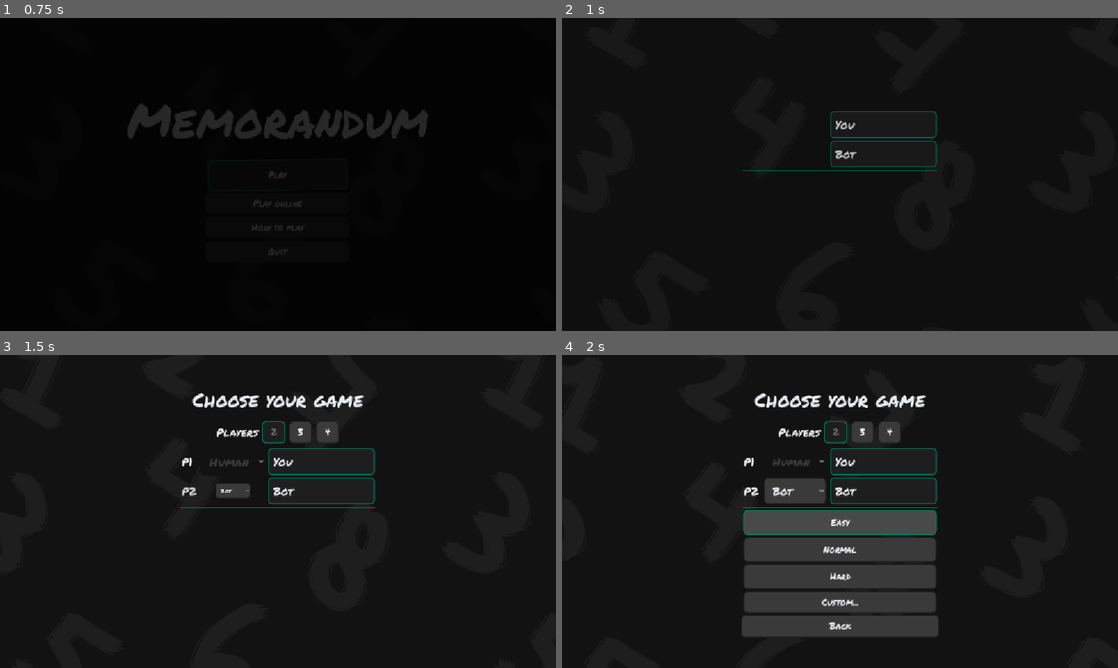
Above: before the commit, frames 1-4 (two rows, left to right).
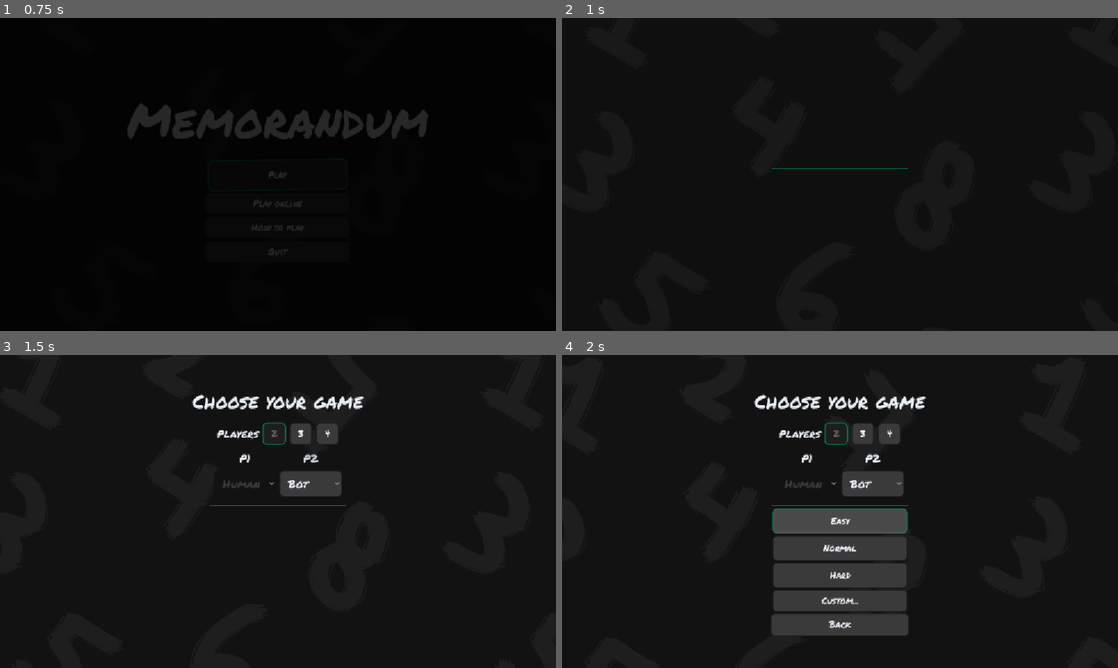
Above: after the commit, the same moments.

Repository: alan-pv/memorandum
Game: Godot game, scene res://scenes/main_menu/main_menu.tscn
The game is run twice, just before and just after one commit, with the same random seed, the same clock (stepped at 60 frames per second) and the same inputs.
Inputs:
- Up to frame 1 (0.75 s): click "Play" at 0.5 s
- Up to frame 2 (1 s): no input
- Up to frame 3 (1.5 s): click "Bot" at 1.25 s
- Up to frame 4 (2 s): no input

Frame 1 is identical in both runs. In frame 2, 0.6% of the frame differs, in the area x 32-68%, y 29-49%; in frame 3, 2.9%; in frame 4, 8.6%, in the area x 32-68%, y 12-90%.

Commit message:
Name the seats instead of asking who to rename
Offline nobody else ever reads those names, so a text box per seat was a
field to fill in for no one. Every seat is a label now, numbered from the
table itself: You, Player 2, Bot, Bot 2. Renaming is gone from both
screens at once because both of them are the same editor.

The names are no longer sometimes-mine-sometimes-yours either, so the
numbering stopped tiptoeing around anything the player might have typed
and simply names every seat whenever the table changes.

Diff:
--- a/scenes/common/player_slots_editor.gd
+++ b/scenes/common/player_slots_editor.gd
@@ -7,7 +7,6 @@
 signal slots_changed(seats: Array[PlayerSlot])
 
 const KIND_LABELS := ["Human", "Bot"]
-const NAME_MAX_LENGTH := 16
 
 ## Seat 0 is the person holding the device: it cannot become a bot.
 @export var lock_first_seat: bool = true
@@ -18,7 +17,7 @@
 
 var _count_row: HBoxContainer
 var _count_buttons: Array[Button] = []
-var _seat_rows: VBoxContainer
+var _seat_rows: HBoxContainer
 ## Where a fresh bot comes from, so the difficulty preset decides how sharp it is.
 var _bot_factory: Callable = func() -> PlayerSlot: return PlayerSlot.bot("Bot")
 
@@ -41,6 +40,7 @@
 
 func set_seats(new_seats: Array[PlayerSlot]) -> void:
 	seats = new_seats.duplicate()
+	_rename_default_seats()
 	if is_node_ready():
 		_refresh()
 
@@ -60,13 +60,13 @@
 		var button := Button.new()
 		button.text = str(count)
 		button.toggle_mode = true
-		button.custom_minimum_size = Vector2(48, 0)
+		button.custom_minimum_size = Vector2(32, 0)
 		# bind() freezes the count into the callback, so every button knows its own.
 		button.pressed.connect(_on_count_pressed.bind(count))
 		_count_row.add_child(button)
 		_count_buttons.append(button)
 
-	_seat_rows = VBoxContainer.new()
+	_seat_rows = HBoxContainer.new()
 	_seat_rows.add_theme_constant_override("separation", 6)
 	add_child(_seat_rows)
 
@@ -101,30 +101,24 @@
 func _build_seat_row(index: int) -> Control:
 	var slot := seats[index]
 
-	var row := HBoxContainer.new()
+	var row := VBoxContainer.new()
 	row.add_theme_constant_override("separation", 8)
 
 	var tag := Label.new()
 	tag.text = "P%d" % (index + 1)
-	tag.custom_minimum_size = Vector2(34, 0)
+	tag.horizontal_alignment = HORIZONTAL_ALIGNMENT_CENTER
+	tag.custom_minimum_size = Vector2(10, 0)
 	row.add_child(tag)
 
 	var kind_picker := OptionButton.new()
 	for label in KIND_LABELS:
 		kind_picker.add_item(label)
 	kind_picker.selected = 1 if slot.is_bot() else 0
-	kind_picker.custom_minimum_size = Vector2(104, 0)
+	kind_picker.custom_minimum_size = Vector2(32, 0)
 	kind_picker.disabled = index == 0 and lock_first_seat
 	kind_picker.item_selected.connect(_on_kind_selected.bind(index))
 	row.add_child(kind_picker)
 
-	var name_field := LineEdit.new()
-	name_field.text = slot.display_name
-	name_field.max_length = NAME_MAX_LENGTH
-	name_field.size_flags_horizontal = Control.SIZE_EXPAND_FILL
-	name_field.custom_minimum_size = Vector2(140, 0)
-	name_field.text_changed.connect(_on_name_changed.bind(index))
-	row.add_child(name_field)
 
 	if slot.is_bot() and show_bot_tuning:
 		row.add_child(_build_memory_control(index, slot))
@@ -134,7 +128,7 @@
 
 func _build_memory_control(index: int, slot: PlayerSlot) -> Control:
 	var box := VBoxContainer.new()
-	box.custom_minimum_size = Vector2(150, 0)
+	box.custom_minimum_size = Vector2(64, 0)
 
 	var caption := Label.new()
 	caption.text = "Memory: %s" % slot.memory_label()
@@ -164,19 +158,14 @@
 	slots_changed.emit(seats)
 
 
-func _on_name_changed(new_text: String, index: int) -> void:
-	seats[index].display_name = new_text
-	slots_changed.emit(seats)
-
-
 func _on_memory_changed(value: float, index: int, caption: Label) -> void:
 	seats[index].bot_memory = value
 	caption.text = "Memory: %s" % seats[index].memory_label()
 	slots_changed.emit(seats)
 
 
-## Keeps the untouched default names numbered: "Bot", "Bot 2", "Player 2"...
-## A name the player typed themselves is never overwritten.
+## Numbers the seats: "You", "Player 2"... and "Bot", "Bot 2"... Names are not
+## editable here, so every seat is renamed whenever the table changes.
 func _rename_default_seats() -> void:
 	var bots := 0
 	var humans := 0
@@ -184,9 +173,7 @@
 		var slot := seats[i]
 		if slot.is_bot():
 			bots += 1
-			if slot.display_name.begins_with("Bot"):
-				slot.display_name = "Bot" if bots == 1 else "Bot %d" % bots
+			slot.display_name = "Bot" if bots == 1 else "Bot %d" % bots
 		else:
 			humans += 1
-			if i > 0 and slot.display_name.begins_with("Player"):
-				slot.display_name = "Player %d" % humans
+			slot.display_name = "You" if i == 0 else "Player %d" % humans
--- a/scenes/custom_setup/custom_setup.tscn
+++ b/scenes/custom_setup/custom_setup.tscn
@@ -1,6 +1,12 @@
 [gd_scene format=3 uid="uid://b7sh0wws5eo8j"]
 
 [ext_resource type="Script" uid="uid://drc5qgipp3evc" path="res://scenes/custom_setup/custom_setup.gd" id="1_custom"]
+[ext_resource type="Shader" uid="uid://ifjwkhjcmu8w" path="res://assets/shaders/background.gdshader" id="2_5gfg4"]
+[ext_resource type="Texture2D" uid="uid://detwqytki1m0g" path="res://assets/sprites/background.png" id="3_4m13h"]
+
+[sub_resource type="ShaderMaterial" id="ShaderMaterial_p48rr"]
+shader = ExtResource("2_5gfg4")
+shader_parameter/speed = 0.1
 
 [node name="CustomSetup" type="Control" unique_id=1817995422]
 layout_mode = 3
@@ -10,6 +16,17 @@
 grow_horizontal = 2
 grow_vertical = 2
 script = ExtResource("1_custom")
+
+[node name="TextureRect" type="TextureRect" parent="." unique_id=423567863]
+modulate = Color(0.11764706, 0.11764706, 0.11764706, 1)
+material = SubResource("ShaderMaterial_p48rr")
+layout_mode = 0
+offset_left = -23.0
+offset_top = -283.0
+offset_right = 1177.0
+offset_bottom = 917.0
+texture = ExtResource("3_4m13h")
+stretch_mode = 1
 
 [node name="Center" type="CenterContainer" parent="." unique_id=1514232807]
 layout_mode = 1
--- a/scenes/difficulty_menu/difficulty_menu.gd
+++ b/scenes/difficulty_menu/difficulty_menu.gd
@@ -5,7 +5,7 @@
 
 @export var presets: Array[DifficultyPreset] = []
 
-@onready var _seats_holder: VBoxContainer = %SeatsHolder
+@onready var _seats_holder: HBoxContainer = %SeatsHolder
 @onready var _preset_container: VBoxContainer = %PresetContainer
 @onready var _custom_button: Button = %CustomButton
 @onready var _back_button: Button = %BackButton
--- a/scenes/difficulty_menu/difficulty_menu.tscn
+++ b/scenes/difficulty_menu/difficulty_menu.tscn
@@ -52,14 +52,15 @@
 text = "Choose your game"
 horizontal_alignment = 1
 
+[node name="SeatsHolder" type="HBoxContainer" parent="Center/VBox" unique_id=449680089]
+unique_name_in_owner = true
+custom_minimum_size = Vector2(400, 0)
+layout_mode = 2
+alignment = 1
+
 [node name="VBoxContainer2" type="VBoxContainer" parent="Center/VBox" unique_id=98207079]
 layout_mode = 2
 size_flags_horizontal = 4
-
-[node name="SeatsHolder" type="VBoxContainer" parent="Center/VBox/VBoxContainer2" unique_id=1842160144]
-unique_name_in_owner = true
-custom_minimum_size = Vector2(400, 0)
-layout_mode = 2
 
 [node name="Separator" type="HSeparator" parent="Center/VBox/VBoxContainer2" unique_id=1765143869]
 layout_mode = 2
